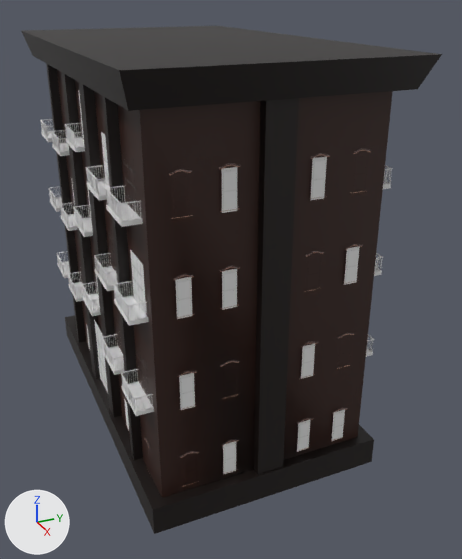
What one commit did to the FBX model Examen Game GMD4A/Assets/Art/Models/Environment/City/Building(4).fbx.
Before and after are seen from a camera (50 mm lens) standing at (41.5, -15.5, 30.0) and looking at (2.4, 2.1, 10.5). The lights are fixed; the arrows at lower left show +X, +Y and +Z. Where no turn or scale is listed for an object, it has been applied to the vertices.

The first picture shows 'Building(5)'.
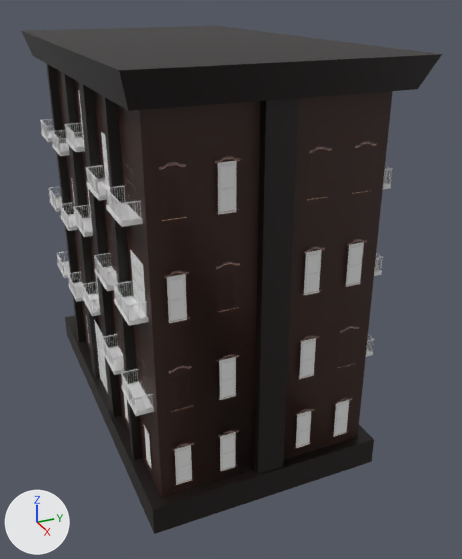
The newer file is also rescaled (x0.387) as a whole; pictures and numbers use the older file's frame.

Pixel boxes [x1, y1, x2, y2] of what changed, in the pictures (462 x 559 px):
part 1 of me_cube_032, rebuilt (12% wider, 15% taller)
    before: [344, 246, 360, 285]
    after: [346, 242, 364, 287]
part 2 of me_cube_032, rebuilt (not visible before)
    after: [218, 161, 237, 215]
part 3 of me_cube_032, rebuilt (20% wider, 17% taller)
    before: [301, 344, 315, 379]
    after: [299, 338, 316, 379]
part 4 of me_cube_032, rebuilt (not visible before)
    after: [219, 357, 236, 400]
part 5 of me_cube_032, deleted
    before: [86, 157, 345, 475]
part 6 of me_cube_032, built on
    before: [171, 191, 362, 410]
    after: [124, 191, 367, 485]

Edits to the bpy script that builds the scene:
```text
Change me_cube_032:
    where me_cube_032.from_pydata(...)  # 6731 vertices, 3704 faces; spans x -14.5..14.5, y -8.4..8.4, z 0.0..26.9
    used by ob_building_5; location = (0.0, 0.0, 0.0)
    me_cube_032 part 1: the loose piece of 4 vertices spanning x 12.7, y 4.8..5.7, z 13.9..16.2 is rebuilt with 4 vertices and now spans x 12.8, y 4.9..5.9, z 13.8..16.5
    me_cube_032 part 2: the loose piece of 4 vertices spanning x 12.8, y -3.9..-1.5, z 19.2..22.3 is rebuilt with 4 vertices and now spans x 12.8, y -3.3..-2.3, z 19.4..22.1, in mat_texture_atlas (its picture is missing)
    me_cube_032 part 3: the loose piece of 4 vertices spanning x 12.7, y 2.2..3.1, z 8.0..10.3 is rebuilt with 4 vertices and now spans x 12.8, y 2.0..3.0, z 8.0..10.7
    me_cube_032 part 4: the loose piece of 4 vertices spanning x 12.8, y -3.9..-1.5, z 7.8..10.9 is rebuilt with 4 vertices and now spans x 12.8, y -3.3..-2.3, z 8.0..10.7, in mat_texture_atlas (its picture is missing)
    me_cube_032 part 5: 34 loose pieces with 136 vertices, spanning x -12.7..12.8, y -7.3..7.3, z 2.1..22.3, are deleted
    me_cube_032 part 6: 4 vertices moved within x 12.8, y -4.1..4.1, z 7.8..19.2; 12 vertices removed from x 12.8, y -6.5..6.5, z 7.8..22.3; 72 vertices added at x 4.2..12.8, y -7.2..6.9, z 2.5..22.8
```
